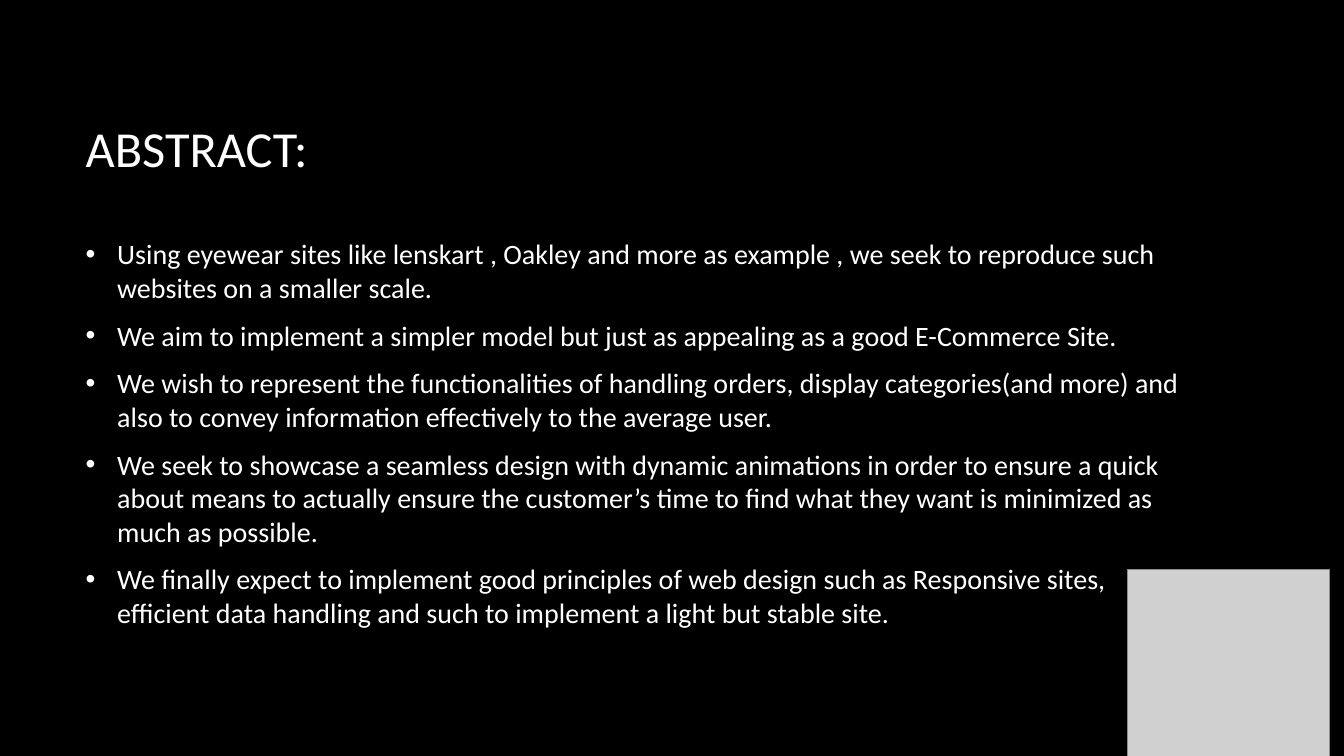
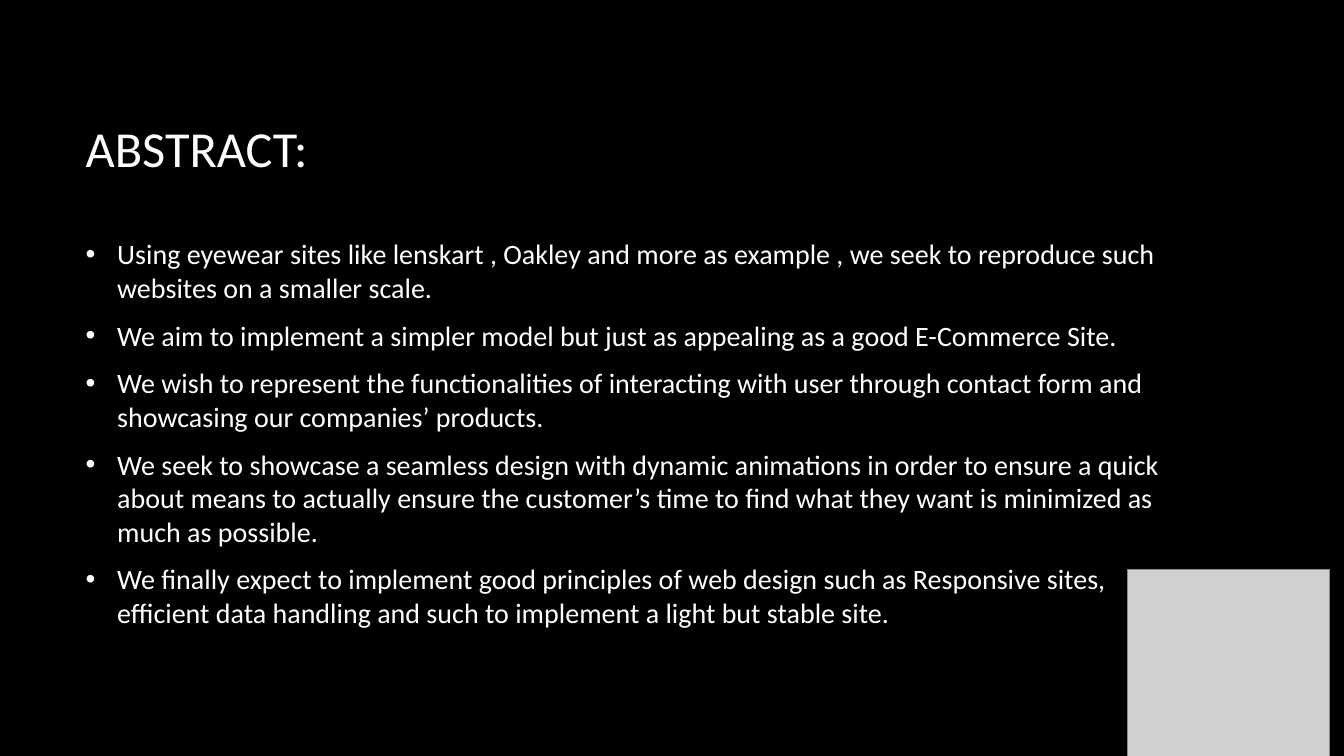
Before and after one commit to jaywanthgowda/Lensglow-WT-Project, a slide deck: slide 2 of WT_Presentation_Team2_SectionC(Lensglow).pptx. Drawn at 1344x756 pixels with LibreOffice and Linux fonts; fonts in the diff are those of the drawing; grey boxes stand for pictures; background and template pictures are left out. Boxes give left, top, right and bottom in pixels: in the first picture for what was removed or moved away, otherwise in the second. Text is boxed around its words. In the diff, an @@ line names an element or a change of style, - is before the commit and + after.

```diff
--- a/WT_Presentation_Team2_SectionC(Lensglow).pptx
+++ b/WT_Presentation_Team2_SectionC(Lensglow).pptx
@@ text at box(117, 373, 1142, 432): text changed @@
-• We wish to represent the functionalities of handling orders, display categories(and more) and also to convey information effectively to the average user.
+• We wish to represent the functionalities of interacting with user through contact form and showcasing our companies’ products.
```
Also in this commit, not shown: 2 other slides changed, 1 slide added.
